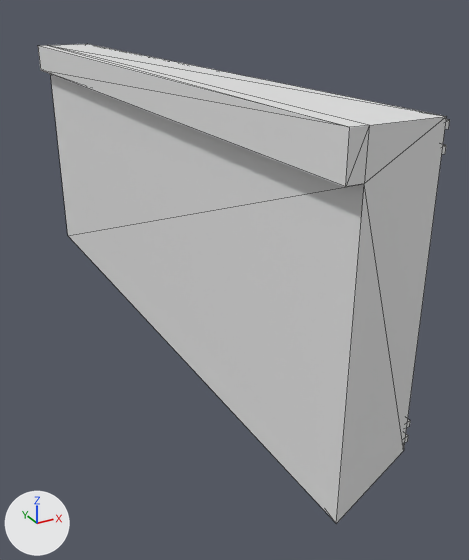
The OBJ model astro/3d_models/castle_rampart/rampart.obj: old version first, new version second.
The view is the same before and after, from a camera (50 mm lens) standing at (-0.446, -1.08, 0.356) and looking at (0.087, -0.111, -0.129). Lighting does not change. The marker at lower left points along +X, +Y and +Z. The first picture is the older version. Mesh edges are drawn as thin lines. Where no turn or scale is listed for an object, it has been applied to the vertices. Vertices at exactly the same position are counted once.

Names of what the first picture shows: 'Castle_Rampart_Cube.040', 'Castle_Rampart_Frills_Cylinder.037'.
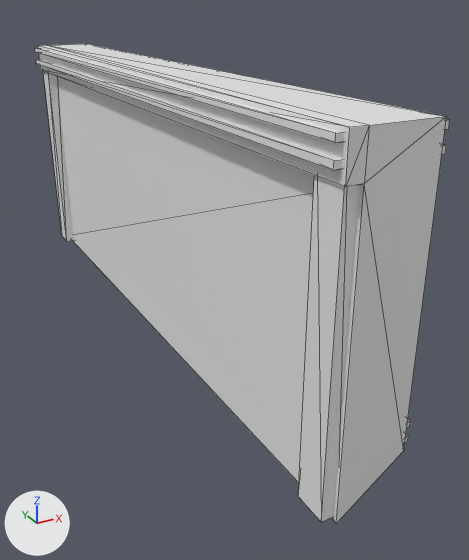
Boxes [x1, y1, x2, y2] around the edits, measured in the pictures (469 x 560 px; the box of a moved part takes in the faces that stretch with it):
```json
{"object": "Castle_Rampart_Frills_Cylinder.037", "change": "reshaped", "before": [405, 119, 450, 442], "after": [35, 48, 450, 522], "on screen": "mostly hidden before"}
{"part": 1, "of": "me_castle_rampart_frills_cylinder_037", "change": "added", "after": [43, 71, 74, 241]}
{"part": 2, "of": "me_castle_rampart_frills_cylinder_037", "change": "added", "after": [298, 175, 359, 522]}
{"part": 3, "of": "me_castle_rampart_frills_cylinder_037", "change": "moved or reshaped", "before": [442, 119, 450, 154], "after": [35, 48, 450, 170], "on screen": "mostly hidden before"}
```

Scene script edits in JSON lines:
```json
{"block": "me_castle_rampart_frills_cylinder_037", "where": "# used by ob_castle_rampart_frills_cylinder_037; location = (0.0, 0.0, 0.0)"}
{"block": "me_castle_rampart_frills_cylinder_037", "where": "# verts and faces of me_castle_rampart_frills_cylinder_037; kept vertices keep their numbers, new ones are numbered from 624"}
{"block": "me_castle_rampart_frills_cylinder_037", "where": "# before: 592 (0.043, -0.592, 0.203), 593 (0.043, -0.592, 0.212), 594 (0.043, 0.592, 0.203), 595 (0.043, 0.592, 0.212), 600 (0.043, -0.592, 0.229)"}
{"block": "me_castle_rampart_frills_cylinder_037", "where": "# before: 601 (0.043, -0.592, 0.238), 602 (0.043, 0.592, 0.229), 603 (0.043, 0.592, 0.238)"}
{"op": "remove", "block": "me_castle_rampart_frills_cylinder_037", "code": "me_castle_rampart_frills_cylinder_037.from_pydata(...)  # 624 vertices, 1168 faces; spans x -0.001..0.074, y -0.592..0.592, z -0.166..0.238"}
{"op": "add", "block": "me_castle_rampart_frills_cylinder_037", "code": "me_castle_rampart_frills_cylinder_037.from_pydata(...)  # 640 vertices, 1192 faces; spans x -0.071..0.074, y -0.593..0.593, z -0.238..0.238"}
{"block": "me_castle_rampart_frills_cylinder_037", "change": "me_castle_rampart_frills_cylinder_037 part 1: a new loose piece, a box spanning x -0.057..-0.032, y 0.542..0.593, z -0.238..0.238"}
{"block": "me_castle_rampart_frills_cylinder_037", "change": "me_castle_rampart_frills_cylinder_037 part 2: a new loose piece, a box spanning x -0.057..-0.032, y -0.593..-0.542, z -0.238..0.238"}
{"block": "me_castle_rampart_frills_cylinder_037", "change": "me_castle_rampart_frills_cylinder_037 part 3"}
{"op": "add", "block": "me_castle_rampart_frills_cylinder_037", "code": "for i in [*range(592, 596), *range(600, 604)]: verts[i] += (-0.114, 0.0, 0.0)"}
{"block": "me_castle_rampart_frills_cylinder_037", "change": "other edits to the shape of me_castle_rampart_frills_cylinder_037 do not show in these pictures"}
```
